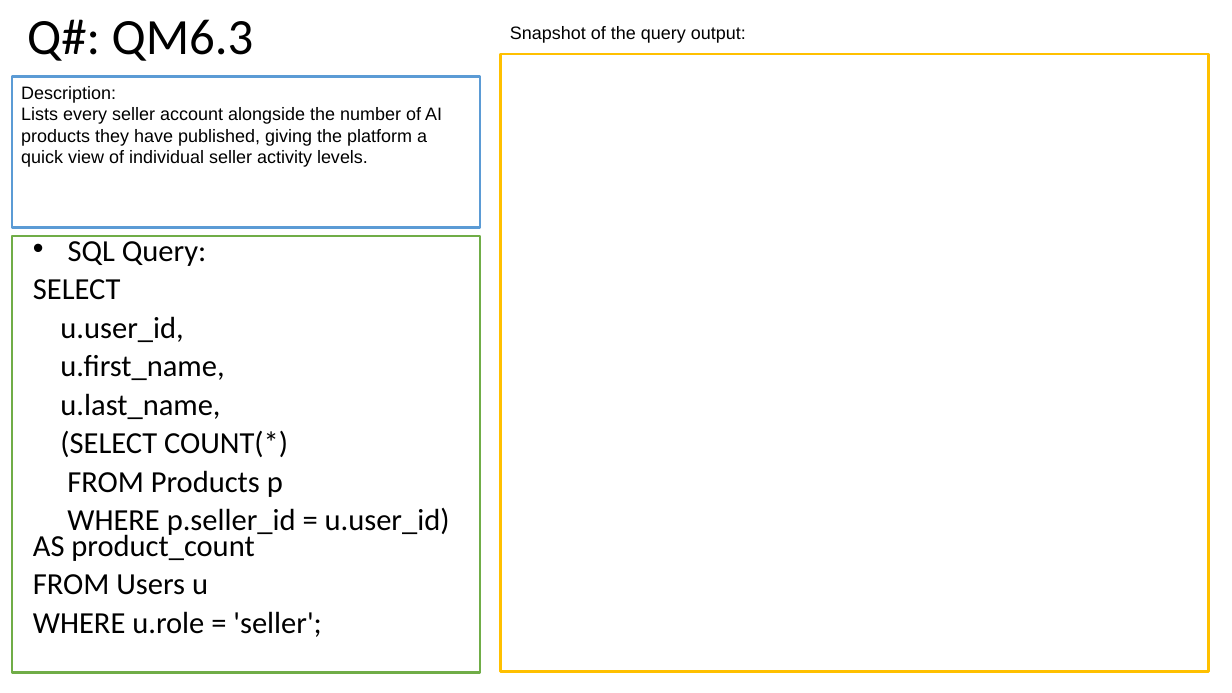
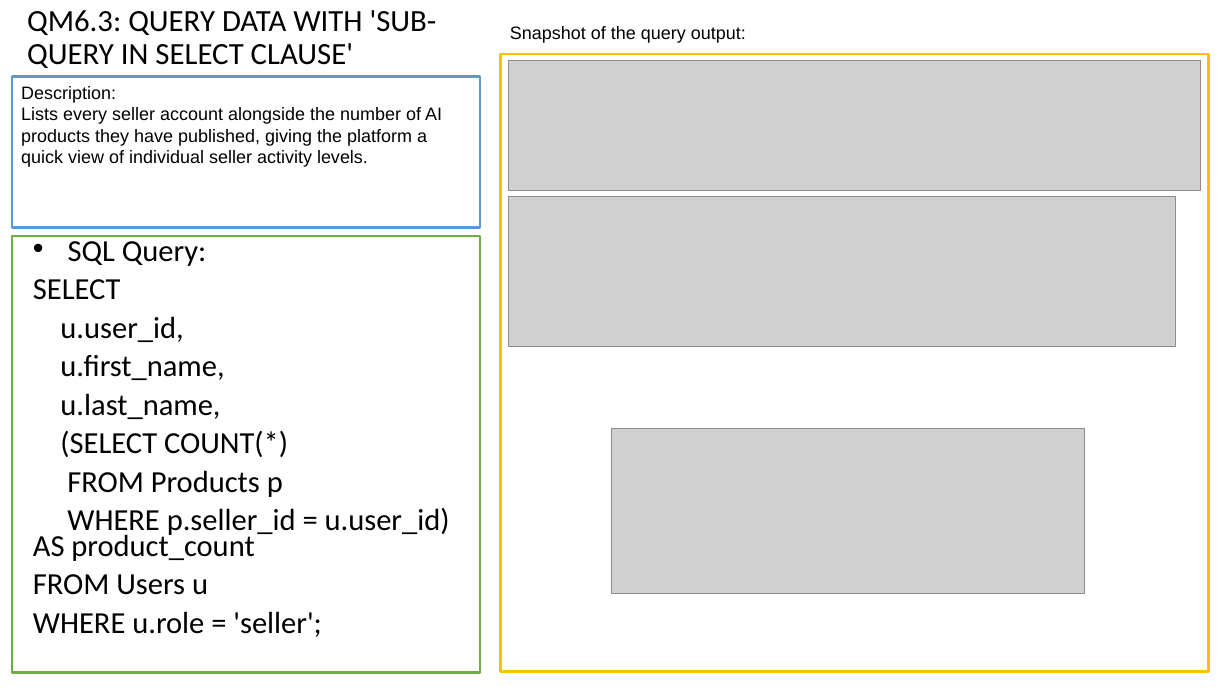
Before and after one commit to adamrodi/CMPS4390, a slide deck: slide 19 of Docs/PA2.pptx. Drawn at 1232x693 pixels with LibreOffice and Linux fonts; fonts in the diff are those of the drawing; grey boxes stand for pictures. Boxes give left, top, right and bottom in pixels: in the first picture for what was removed or moved away, otherwise in the second. Text is boxed around its words. In the diff, an @@ line names an element or a change of style, - is before the commit and + after.

```diff
--- a/Docs/PA2.pptx
+++ b/Docs/PA2.pptx
@@ title at box(27, 10, 437, 68): text changed; size 39.6 to 24 pt @@
-Q#: QM6.3
+QM6.3: QUERY DATA WITH 'SUB-QUERY IN SELECT CLAUSE'
@@ picture added at box(509, 60, 1202, 190) @@
@@ picture added at box(509, 197, 1177, 347) @@
@@ picture added at box(612, 428, 1084, 593) @@
```
Also in this commit, not shown: 18 other slides changed, 7 slides added, 3 other files.
